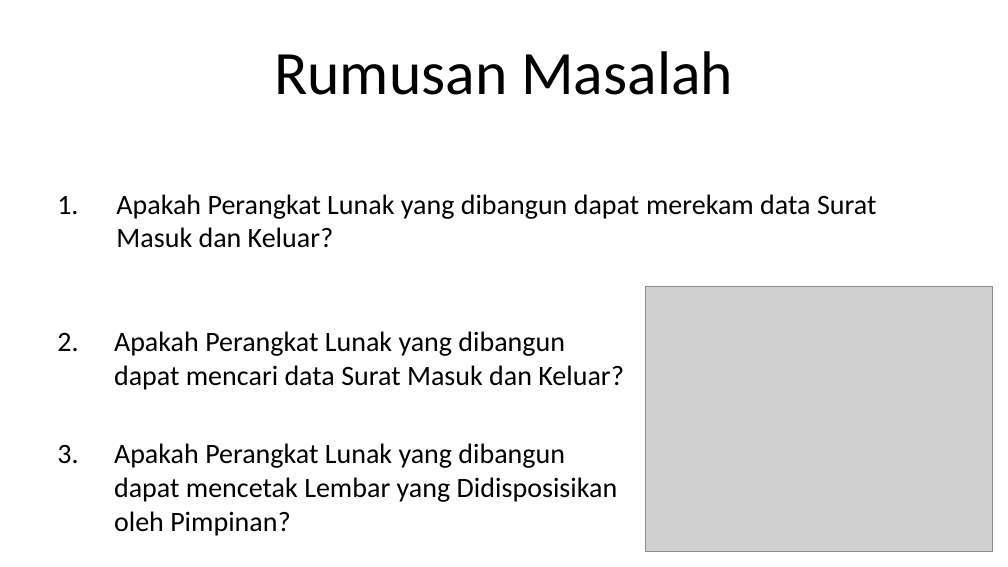
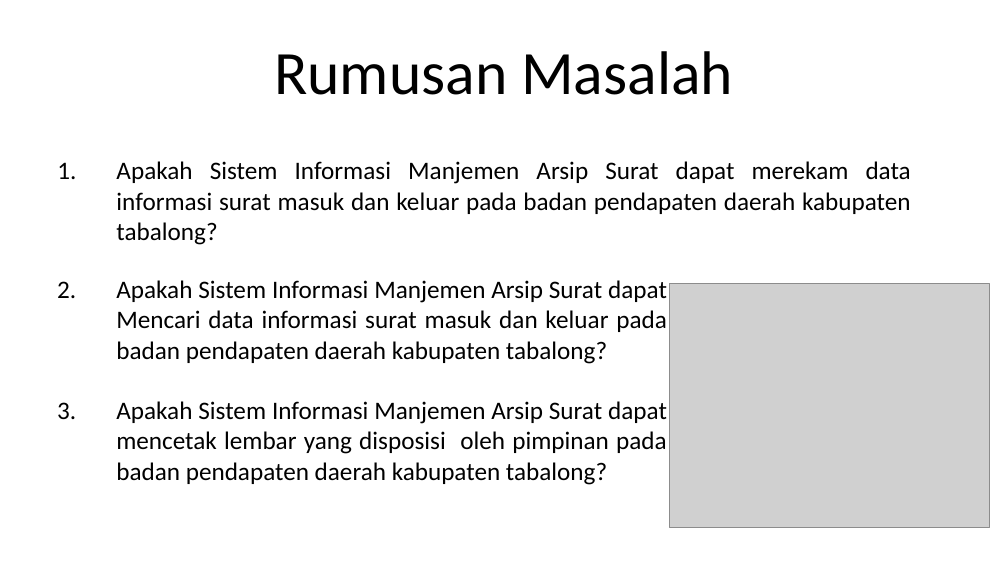
Before and after one commit to Rusadi-0/KULIAH, a slide deck: slide 9 of sip/sidang.pptx (slide 5 before the commit). Drawn at 1008x567 pixels with LibreOffice and Linux fonts; fonts in the diff are those of the drawing; grey boxes stand for pictures. Boxes give left, top, right and bottom in pixels: in the first picture for what was removed or moved away, otherwise in the second. Text is boxed around its words. In the diff, an @@ line names an element or a change of style, - is before the commit and + after.

```diff
--- a/sip/sidang.pptx
+++ b/sip/sidang.pptx
@@ text at bbox=[116, 161, 911, 245]: text changed; size 20 to 18 pt @@
-1. Apakah Perangkat Lunak yang dibangun dapat merekam data Surat Masuk dan Keluar?
+1. Apakah Sistem Informasi Manjemen Arsip Surat dapat merekam data informasi surat masuk dan keluar pada badan pendapaten daerah kabupaten tabalong?
@@ text removed at bbox=[114, 194, 624, 536] @@
-1. Apakah Perangkat Lunak yang dibangun dapat merekam data Surat Masuk dan Keluar?
-2. Apakah Perangkat Lunak yang dibangun dapat mencari data Surat Masuk dan Keluar?
-3. Apakah Perangkat Lunak yang dibangun dapat mencetak Lembar yang Didisposisikan oleh Pimpinan?
@@ text added at bbox=[116, 280, 667, 485], 18 pt, text #000000 @@
+2. Apakah Sistem Informasi Manjemen Arsip Surat dapat Mencari data informasi surat masuk dan keluar pada badan pendapaten daerah kabupaten tabalong?
+3. Apakah Sistem Informasi Manjemen Arsip Surat dapat mencetak lembar yang disposisi oleh pimpinan pada badan pendapaten daerah kabupaten tabalong?
@@ picture: place and size @@
-picture at bbox=[646, 287, 993, 551]
+picture at bbox=[669, 283, 989, 527]
```
Also in this commit, not shown: 3 other slides changed, 24 slides added, 1 slide removed, 7 other files.
